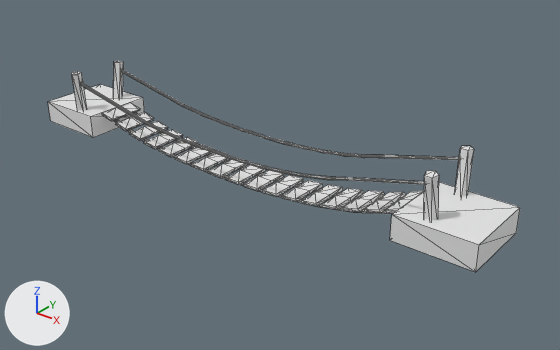
What one commit did to the glTF model stupidAssCastle/art/meshes/bridge_mesh.glb.
Both versions are drawn from a 50 mm lens placed at (21.69, -16.84, 9.09), pointed at (8.87, -0.81, -0.85). Lighting does not change. The marker at lower left points along +X, +Y and +Z. Mesh edges are drawn as thin lines. Vertices at the same position are counted once.

In view in the first picture: 'bridge_mesh'.
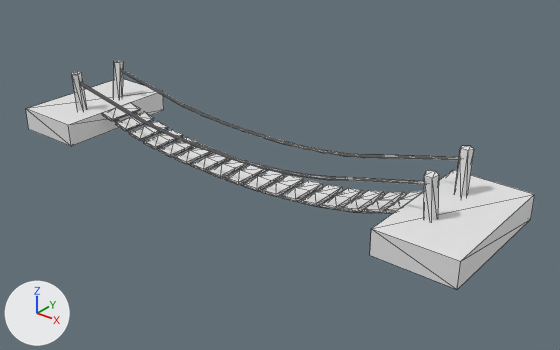
Pixel boxes [x1, y1, x2, y2] of what changed, in the pictures (560 x 350 px; the box of a moved part takes in the faces that stretch with it):
'bridge_mesh', reshaped (8% wider, 8% taller)
    before: [48, 61, 520, 272]
    after: [26, 61, 535, 289]
part 1 of me_cylinder_003, moved or reshaped
    before: [48, 84, 144, 138]
    after: [26, 79, 164, 146]
part 2 of me_cylinder_003, moved or reshaped
    before: [390, 182, 520, 272]
    after: [370, 170, 535, 289]

Patch to the scene script:
```diff
--- a/stupidAssCastle/art/meshes/bridge_mesh.glb.py
+++ b/stupidAssCastle/art/meshes/bridge_mesh.glb.py
@@ me_cylinder_003 @@
 me_cylinder_003.from_pydata(...)  # 644 vertices, 1156 faces; spans x -0.2..15.8, y -2.2..0.1, z -1.2..1.3
 # used by ob_bridge_mesh; location = (0.0, 0.0, 0.0)
+# me_cylinder_003 part 1: the loose piece of 8 vertices spanning x -0.2..2.1, y -2.2..0.1, z -1.0..-0.3 is scaled about its middle by (1, 1.79, 1)
+# me_cylinder_003 part 2: the loose piece of 8 vertices spanning x 13.5..15.8, y -2.2..0.0, z -0.7..0.0 is scaled about its middle by (1, 1.79, 1)
```
